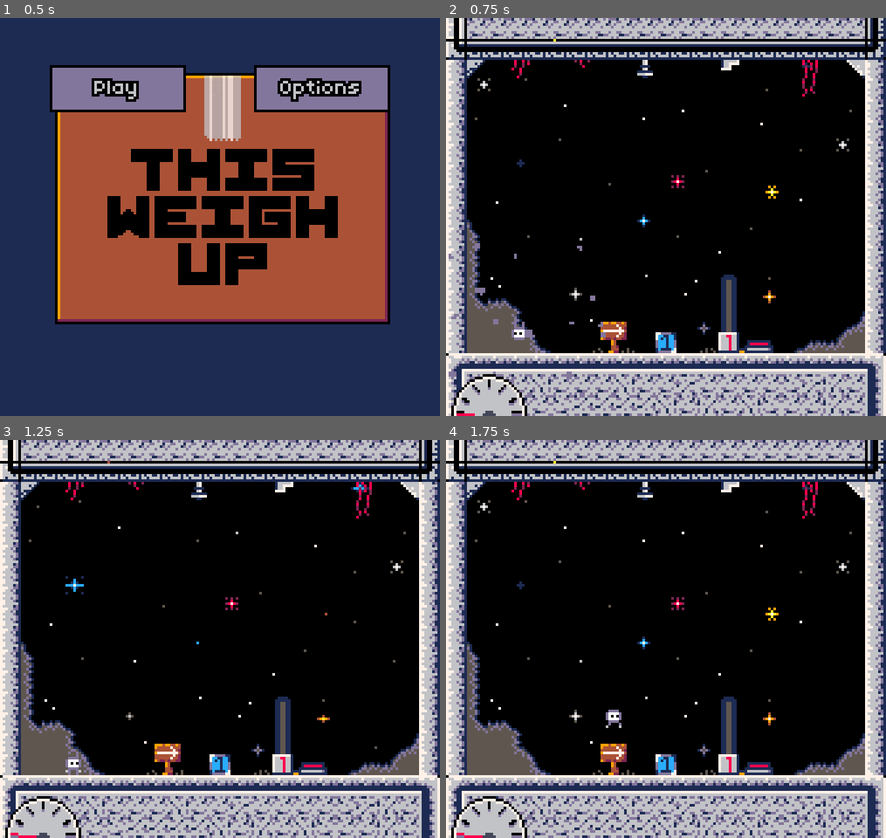
Above: before the commit, frames 1-4 (two rows, left to right).
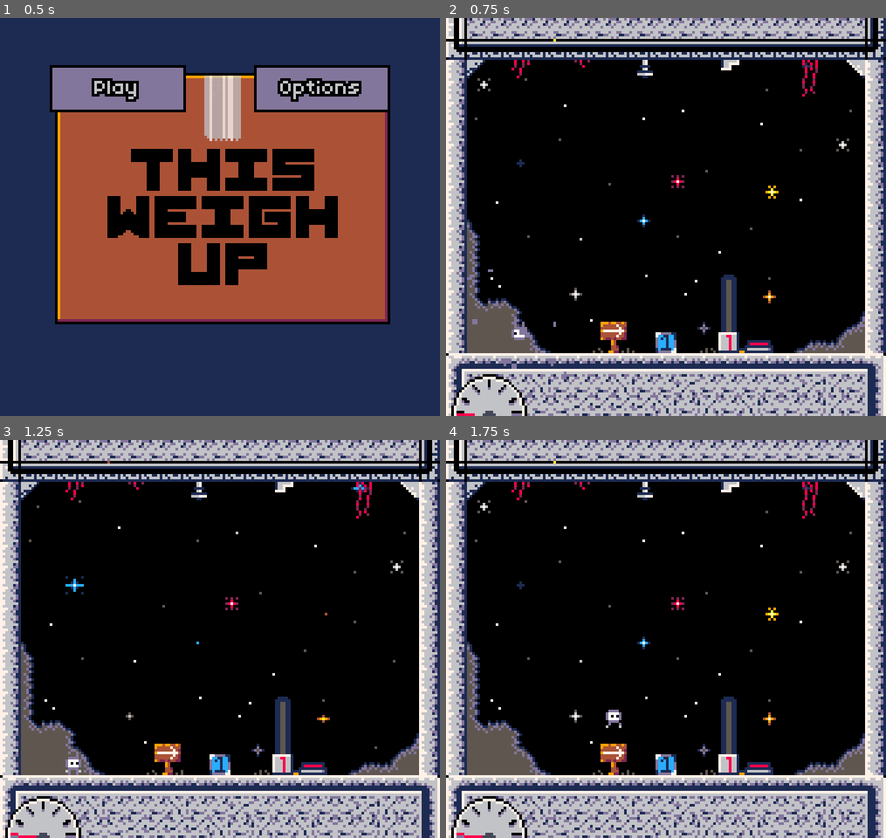
Above: after the commit, the same moments.

Repository: frznc/This-Weigh-Up
Game: Godot game, scene res://scenes/menu.tscn
Same seed, same stepped clock (60 frames per second), same inputs: the game is played once before the commit and once after it.
Inputs:
- Up to frame 1 (0.5 s): no input
- Up to frame 2 (0.75 s): click "Play" at 0.5 s
- Up to frame 3 (1.25 s): no input
- Up to frame 4 (1.75 s): hold D (right) from 1.28 s (still down); tap Q (drop) at 1.35 s; tap Space (jump) at 1.52 s

Frame 1 is identical in both runs. In frame 2, 0.3% of the frame differs, in the area x 0-49%, y 56-96%; in frame 3, less than 0.1%; in frame 4, less than 0.1%.

Commit message:
tiny changes i forgor even what

Diff:
--- a/project.godot
+++ b/project.godot
@@ -55,12 +55,14 @@
 "deadzone": 0.5,
 "events": [Object(InputEventKey,"resource_local_to_scene":false,"resource_name":"","device":-1,"window_id":0,"alt_press …(192 unchanged characters)…
 , Object(InputEventKey,"resource_local_to_scene":false,"resource_name":"","device":-1,"window_id":0,"alt_pressed":false …(183 unchanged characters)…
+, Object(InputEventMouseButton,"resource_local_to_scene":false,"resource_name":"","device":-1,"window_id":0,"alt_pressed":false,"shift_pressed":false,"ctrl_pressed":false,"meta_pressed":false,"button_mask":1,"position":Vector2(169, 15),"global_position":Vector2(178, 61),"factor":1.0,"button_index":1,"canceled":false,"pressed":true,"double_click":false,"script":null)
 ]
 }
 drop={
 "deadzone": 0.5,
 "events": [Object(InputEventKey,"resource_local_to_scene":false,"resource_name":"","device":-1,"window_id":0,"alt_press …(192 unchanged characters)…
 , Object(InputEventKey,"resource_local_to_scene":false,"resource_name":"","device":-1,"window_id":0,"alt_pressed":false …(183 unchanged characters)…
+, Object(InputEventMouseButton,"resource_local_to_scene":false,"resource_name":"","device":-1,"window_id":0,"alt_pressed":false,"shift_pressed":false,"ctrl_pressed":false,"meta_pressed":false,"button_mask":2,"position":Vector2(166, 11),"global_position":Vector2(175, 57),"factor":1.0,"button_index":2,"canceled":false,"pressed":true,"double_click":false,"script":null)
 ]
 }
 f1={
--- a/scenes/objects/player.tscn
+++ b/scenes/objects/player.tscn
@@ -287,12 +287,12 @@
 z_as_relative = false
 position = Vector2(0, 1)
 emitting = false
-amount = 20
+amount = 10
 lifetime = 0.5
 one_shot = true
 explosiveness = 1.0
 emission_shape = 3
-emission_rect_extents = Vector2(40, 40)
+emission_rect_extents = Vector2(30, 30)
 spread = 180.0
 gravity = Vector2(0, 20)
 angular_velocity_max = 450.0
Binary file changed: textures/weights.png
